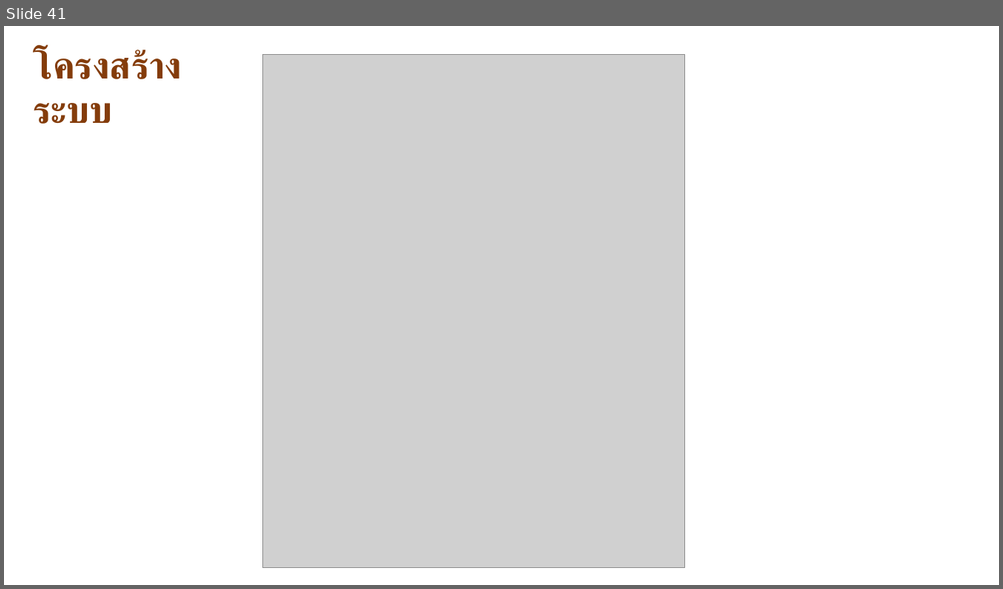
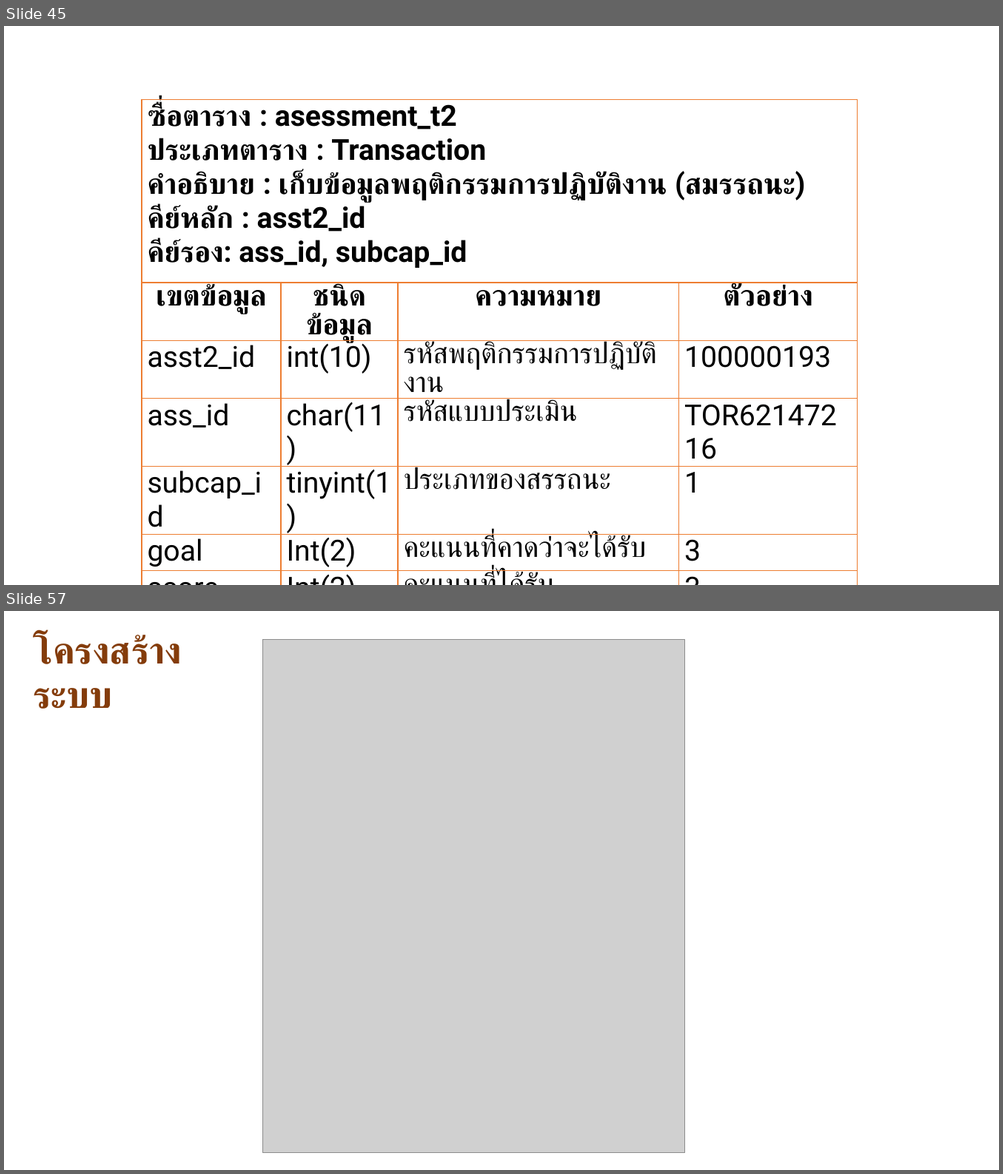
Before and after one commit to goodloveone1/project, a slide deck: data/นำเสนอ P.pptx. Shown one above the other, each under a label of ours: slide 41 before the commit, slides 45 and 57 after it; the slides between them are not shown. The pictures are 1003x589 and 1003x1174 pixels, drawn with LibreOffice and Linux fonts; fonts in the diff are those of the drawing; grey boxes stand for pictures. Boxes give left, top, right and bottom in pixels: in the first picture for what was removed or moved away, otherwise in the second. Text is boxed around its words. In the diff, an @@ line names an element or a change of style, - is before the commit and + after.

```diff
--- a/data/นำเสนอ P.pptx
+++ b/data/นำเสนอ P.pptx
@@ slide 45 added at bbox=[4, 26, 999, 585], background #FFFFFF @@
@@ table added at bbox=[142, 100, 858, 571], 7 rows, 4 columns @@
+ซื่อตาราง : asessment_t2 / ประเภทตาราง : Transaction / คำอธิบาย : เก็บข้อมูลพฤติกรรมการปฏิบัติงาน (สมรรถนะ) / คีย์หลัก : asst2_id / คีย์รอง: ass_id, subcap_id |  |  | 
+เขตข้อมูล | ชนิดข้อมูล | ความหมาย | ตัวอย่าง
+asst2_id | int(10) | รหัสพฤติกรรมการปฏิบัติงาน | 100000193
+ass_id | char(11) | รหัสแบบประเมิน | TOR62147216
+subcap_id | tinyint(1) | ประเภทของสรรถนะ | 1
+goal | Int(2) | คะแนนที่คาดว่าจะได้รับ | 3
+score | Int(2) | คะแนนที่ได้รับ | 3
@@ what was slide 41 is now slide 57 @@
```
Also in this commit, not shown: 1 slide changed, 15 other slides added, 1 other file.
